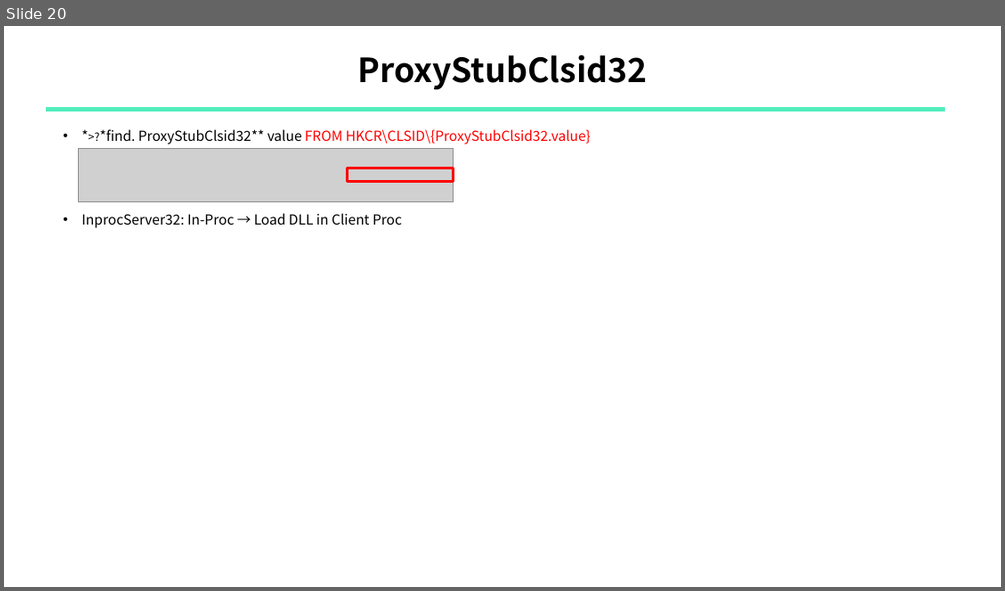
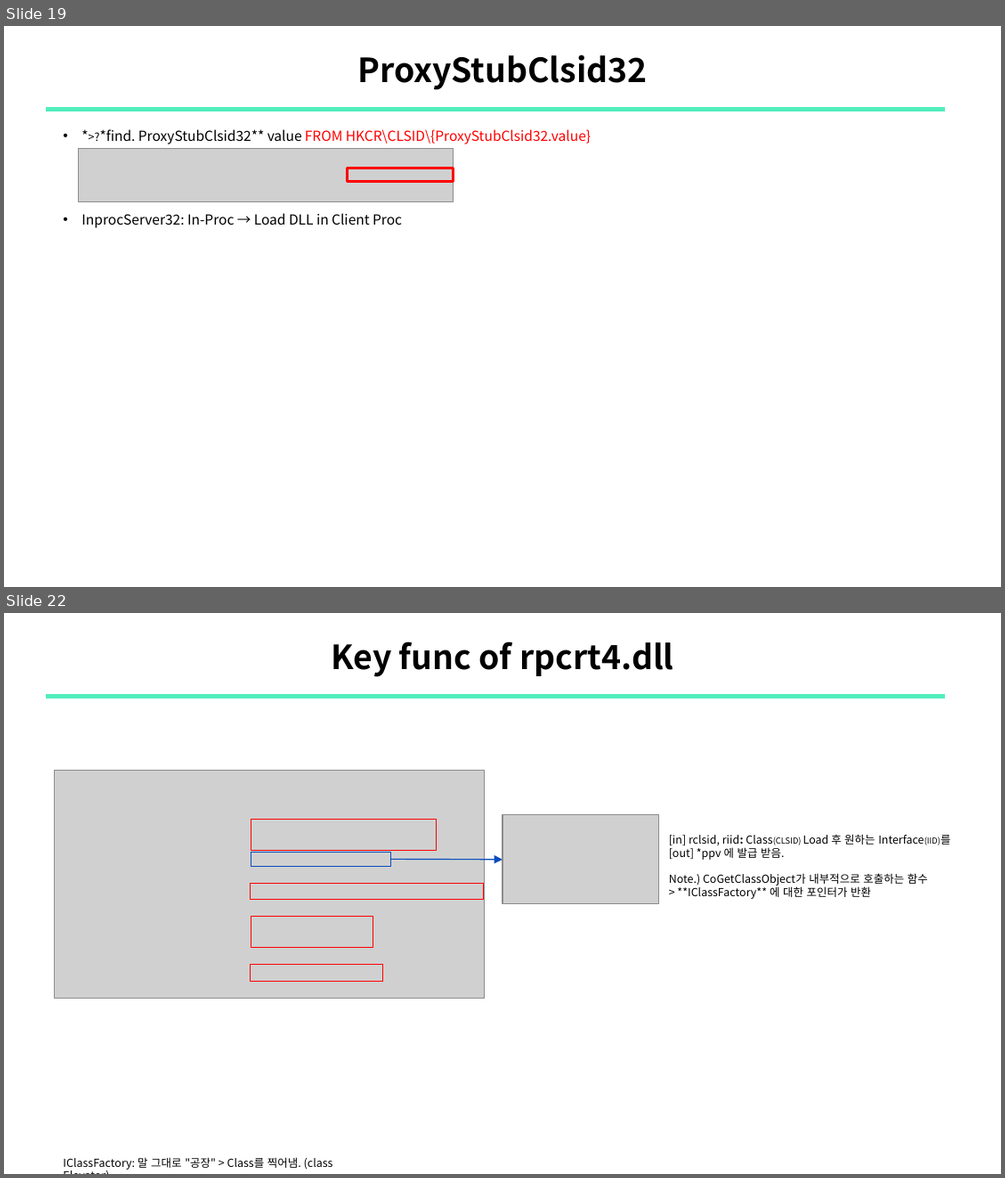
Before and after one commit to sewonpark292/SSL-Seminar, a slide deck: 16_COMrade_ABE_Analysis.pptx. Shown one above the other, each under a label of ours: slide 20 before the commit, slides 19 and 22 after it; the slides between them are not shown. The pictures are 1005x591 and 1005x1178 pixels, drawn with LibreOffice and Linux fonts; fonts in the diff are those of the drawing; grey boxes stand for pictures. Boxes give left, top, right and bottom in pixels: in the first picture for what was removed or moved away, otherwise in the second. Text is boxed around its words. In the diff, an @@ line names an element or a change of style, - is before the commit and + after.

```diff
--- a/16_COMrade_ABE_Analysis.pptx
+++ b/16_COMrade_ABE_Analysis.pptx
@@ slide 22 added at [4, 613, 1001, 1174], background #FFFFFF @@
@@ title added at [331, 641, 673, 677], 24 pt, text #000000, bold @@
+Key func of rpcrt4.dll
@@ line added from (46, 696) to (945, 696), #51EEBC 3 pt @@
@@ picture added at [54, 770, 485, 997] @@
@@ rectangle added at [251, 819, 436, 849], outline #FF0000 0.5 pt @@
@@ picture added at [502, 815, 659, 904] @@
@@ rectangle added at [251, 852, 389, 866], outline #084CBB 0.5 pt @@
@@ text added at [669, 834, 950, 899], 8 pt, text #000000 @@
+[in] rclsid, riid: Class(CLSID) Load 후 원하는 Interface(IID)를
+[out] *ppv 에 발급 받음.
+Note.) CoGetClassObject가 내부적으로 호출하는 함수
+> **IClassFactory** 에 대한 포인터가 반환
@@ arrow added from (391, 860) to (502, 860), #084CBB 0.75 pt @@
@@ rectangle added at [250, 884, 484, 900], outline #FF0000 0.5 pt @@
@@ rectangle added at [251, 916, 372, 947], outline #FF0000 0.5 pt @@
@@ rectangle added at [250, 964, 381, 981], outline #FF0000 0.5 pt @@
@@ text added at [63, 1157, 333, 1169], 8 pt, text #000000 @@
+IClassFactory: 말 그대로 "공장" > Class를 찍어냄. (class Elevator)
@@ what was slide 20 is now slide 19 @@
```
Also in this commit, not shown: 6 slides changed, 4 other slides added, 2 slides removed.
